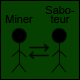
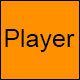
Comparing the layer stacks of the two 80 × 80 images. Changes:
added group "Player" (1st of 2) with 2 layers above "Personal" over (1, 1, 79, 79)
added layer "Player" (2nd of 2, in "Player") in group "Player" over (5, 29, 75, 52)
added layer "Layer 13" in group "Player" over (1, 1, 79, 79)
renamed "Group 1" to "Personal", hid the group it (18 layers) over (1, 1, 79, 79)
hid group "Action" (29 layers) over (1, 1, 79, 79)
